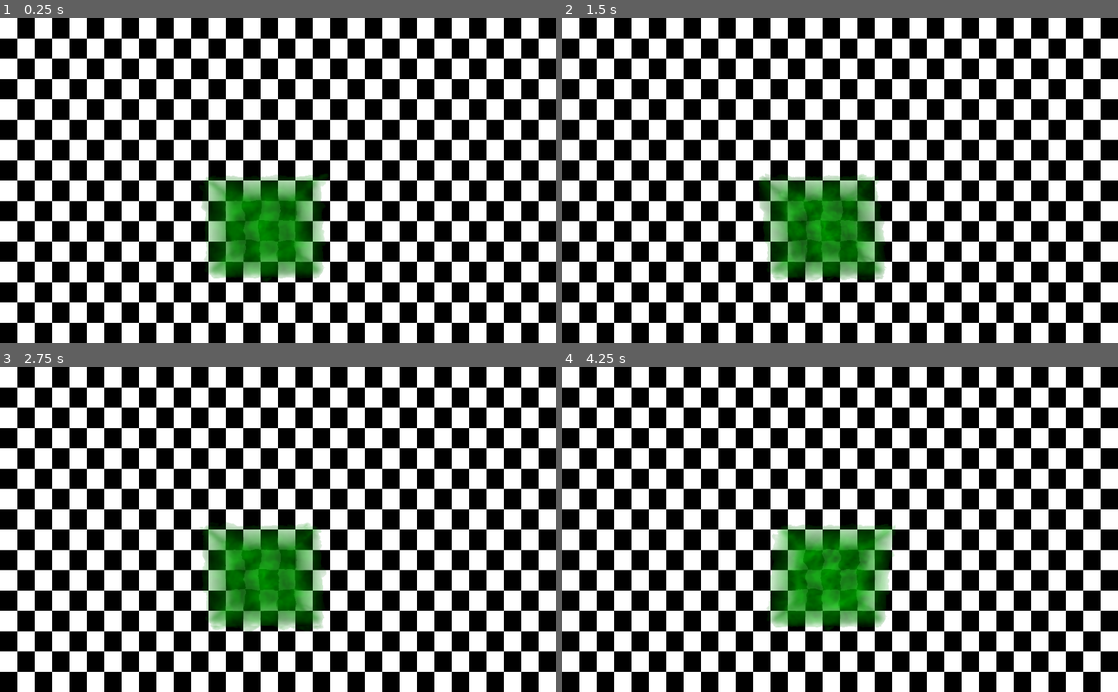
Above: before the commit, frames 1-4 (two rows, left to right).
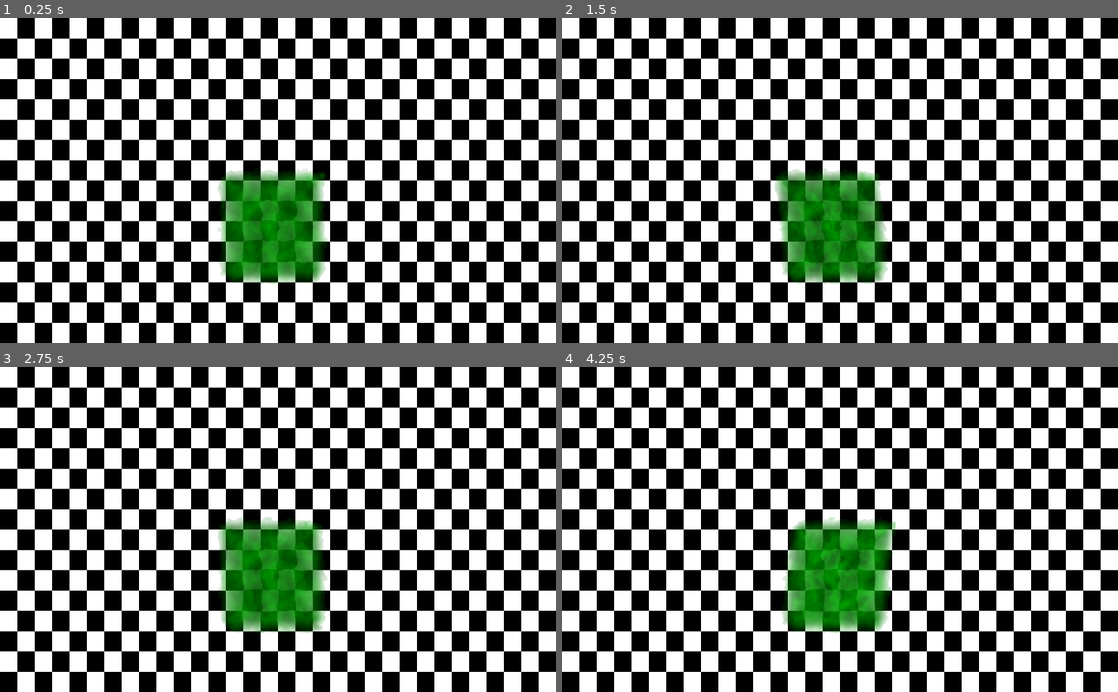
Above: after the commit, the same moments.

Repository: pplans/Godot-Resources
Game: Godot game, scene res://Main.tscn
Two runs of this game, one before a commit and one after it. Both use one fixed random seed, a clock stepped at 60 frames per second and the inputs below.
Inputs:
- Up to frame 1 (0.25 s): no input
- Up to frame 2 (1.5 s): hold D (ui_right) 0.53-1.28 s; hold Q (ui_left) from 1.28 s (still down)
- Up to frame 3 (2.75 s): release Q (ui_left) at 2.03 s; hold D (ui_right) from 2.03 s (still down)
- Up to frame 4 (4.25 s): release D (ui_right) at 3.53 s; hold Q (ui_left) from 3.53 s (still down)

The runs differ from the first frame. In frame 1, 4.8% of the frame differs, in the area x 36-59%, y 46-82%; in frame 2, 4.9%, in the area x 35-59%, y 46-82%; in frame 3, 4.9%; in frame 4, 4.7%.

Commit message:
Add scale + slime more dense at the bottom

Diff:
--- a/Scenes/Slime/Slime_effect.shader
+++ b/Scenes/Slime/Slime_effect.shader
@@ -27,6 +27,7 @@
 render_mode unshaded;
 
 uniform vec4 color : hint_color = vec4(0., 1., 0., 1.);
+uniform vec2 scale = vec2(0.8, 1.);
 uniform float slimeOffsetScaleX = 0.05;
 uniform float slimeOffsetScaleFreq = 16.;
 uniform float deformScale = 0.04;
@@ -75,7 +76,9 @@
 	// first get first texture sample
 	float dirX = 0.;
 	dirX = .1*sin(TIME);
-	vec2 uv = UV+vec2(clamp(dirX, -.1, .1)*(1.-UV.y)*(1.-UV.y), 0.);
+	vec2 uv = UV;
+	uv = uv/scale-(1.-scale);
+	uv = uv+vec2(clamp(dirX, -.1, .1)*(1.-UV.y)*(1.-UV.y), 0.);
 	vec4 slimeFix = texture(TEXTURE, uv);
 	vec4 slime = slimeFix;
 
Binary file changed: Scenes/Slime/slime.png
Not shown, changed: Scenes/Slime/slime.xcf
